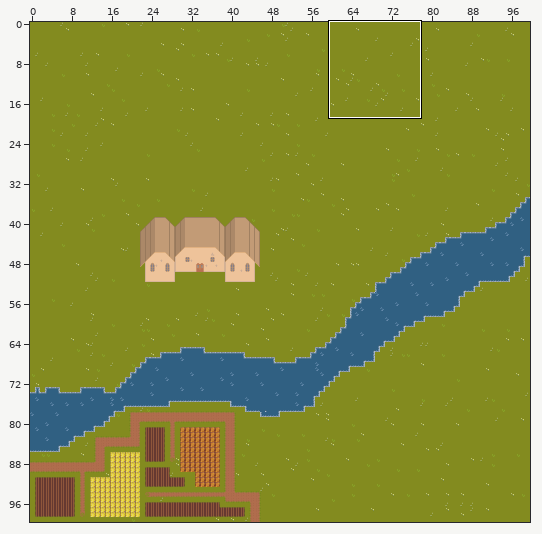
An edit to a level. Tiled map (JSON), res/map/outside.json. Above, an overview of the earlier version with the close-up marked.
Close-up. Before the commit:
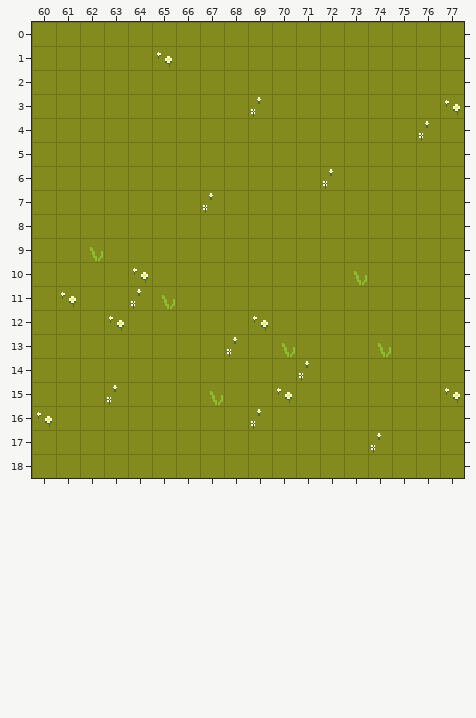
Cells are 16x16 px. Shown: x 60..77, y 0..18. The commit also changed other parts of the map, which this record leaves out. Tiles whose own drawing changed are shown in their newer look in all pictures.
The same view after the edit:
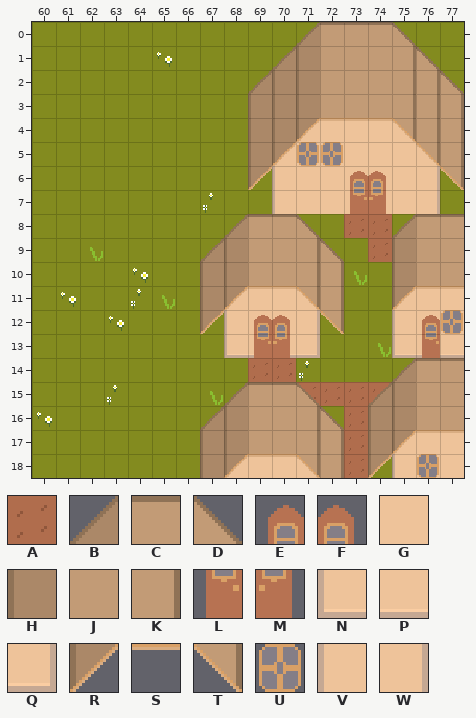
Key: from "tileset": A 2, B 106, C 107, D 108, E 110, F 111, G 112, H 116, J 117, K 118, L 120, M 121, N 122, P 123, Q 124, R 126, S 127, T 128, U 131, V 132, W 133.
_ is an empty cell.
The edit:
Layer "Paths":
y 8: x 73..74 __ -> AA
y 9: x 74 _ -> A
y 14: x 69..70 __ -> AA
y 15: x 71..74 ____ -> AAAA
y 16..18: x 73 _ -> A
Layer "Buildings":
y 4: x 71..75 _____ -> GGGGG
y 5..7: x 70..76 _______ -> VGGGGGW
y 11..12: x 68..71 ____ -> VGGW; x 75..77 ___ -> VGG
y 13: x 68..71 ____ -> NPPQ; x 75..77 ___ -> NPP
y 17: x 75..77 ___ -> GGG
y 18: x 68..71 ____ -> VGGW; x 75..77 ___ -> VGG
Layer "Buildings Extra":
y 0: x 71..75 _____ -> BCCCD
y 1: x 70..76 _______ -> BHJJJKD
y 2: x 69..77 _________ -> BHHJJJKKD
y 3: x 69..77 _________ -> HHHJJJKKK
y 4: x 69..77 _________ -> HHRSSSTKK
y 5: x 69..72 ____ -> HRUU; x 76..77 __ -> TK
y 6: x 69 _ -> R; x 73..74 __ -> EF; x 77 _ -> T
y 7: x 73..74 __ -> LM
y 8: x 68..71 ____ -> BCCD; x 75..77 ___ -> BCC
y 9: x 67..72 ______ -> BHJJKD; x 75..77 ___ -> HJJ
y 10: x 67..72 ______ -> HHJJKK; x 75..77 ___ -> HJJ
y 11: x 67..72 ______ -> HRSSTK; x 75..77 ___ -> RSS
y 12: x 67 _ -> R; x 69..70 __ -> EF; x 72 _ -> T; x 76..77 __ -> EU
y 13: x 69..70 __ -> LM; x 76 _ -> L
y 14: x 75..77 ___ -> BCC
y 15: x 68..71 ____ -> BCCD; x 74..77 ____ -> BHJJ
y 16: x 67..72 ______ -> BHJJKD; x 74..77 ____ -> HHJJ
y 17: x 67..72 ______ -> HHJJKK; x 74..77 ____ -> HRSS
y 18: x 67..72 ______ -> HRSSTK; x 74 _ -> R; x 76 _ -> U
